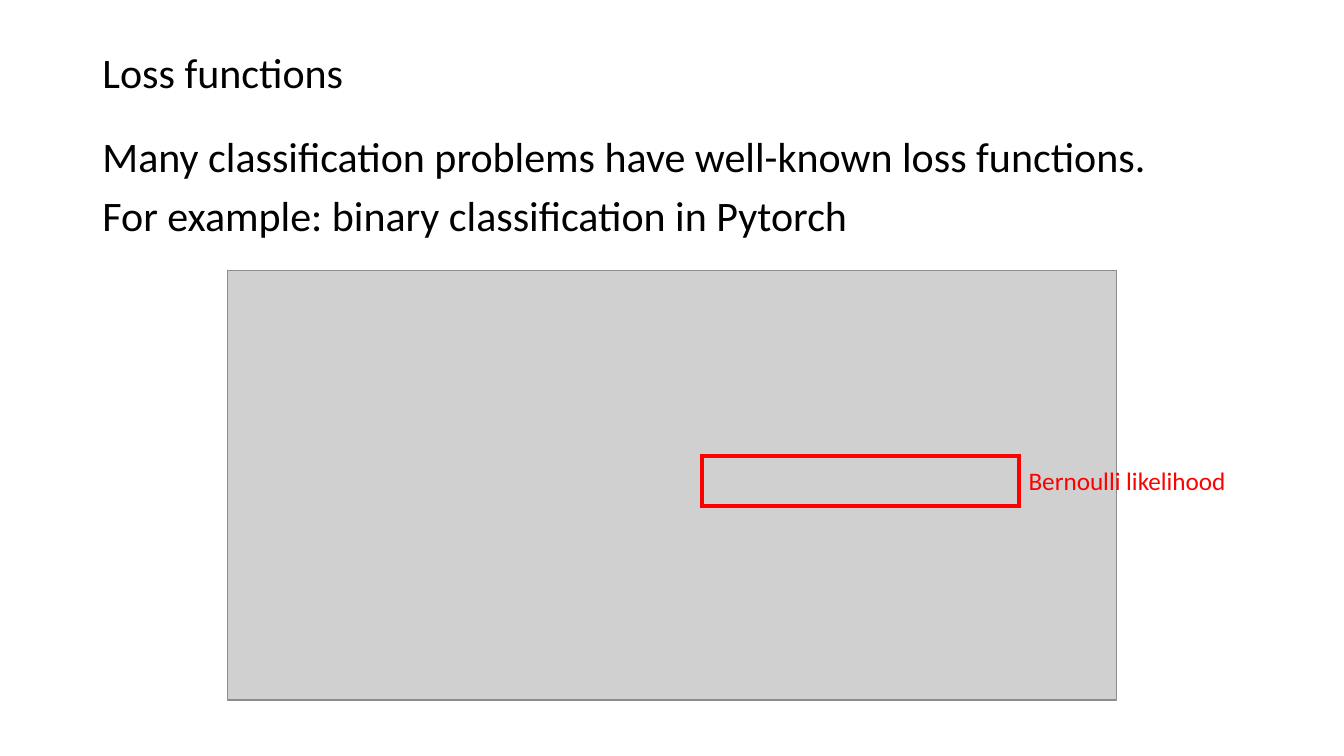
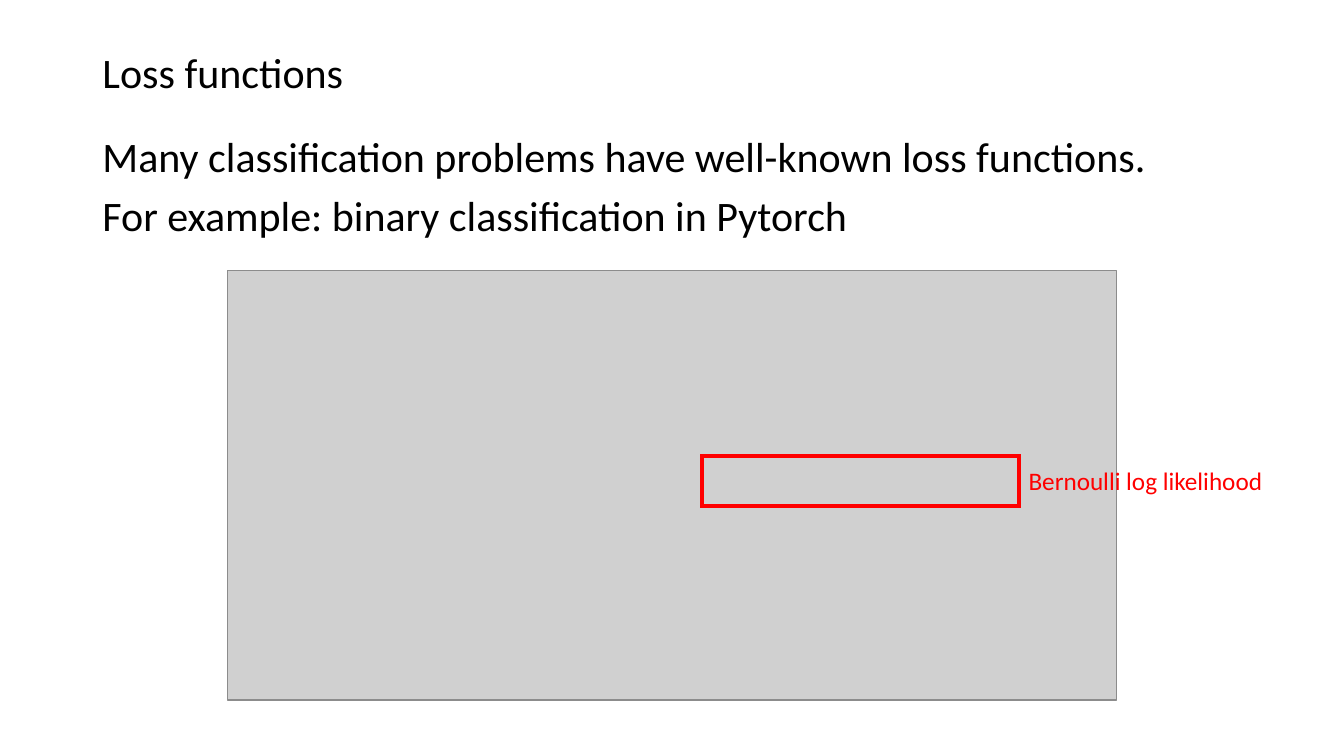
Before and after one commit to datduong/CS269_tutorial, a slide deck: slide 2 of CS269PresentationOwnOptimFunction.pptx. Drawn at 1344x756 pixels with LibreOffice and Linux fonts; fonts in the diff are those of the drawing; grey boxes stand for pictures. Boxes give left, top, right and bottom in pixels: in the first picture for what was removed or moved away, otherwise in the second. Text is boxed around its words. In the diff, an @@ line names an element or a change of style, - is before the commit and + after.

```diff
--- a/CS269PresentationOwnOptimFunction.pptx
+++ b/CS269PresentationOwnOptimFunction.pptx
@@ text at [1029,470,1262,497]: text changed @@
-Bernoulli likelihood
+Bernoulli log likelihood
```
Also in this commit, not shown: 6 other slides changed, 3 slides added.
